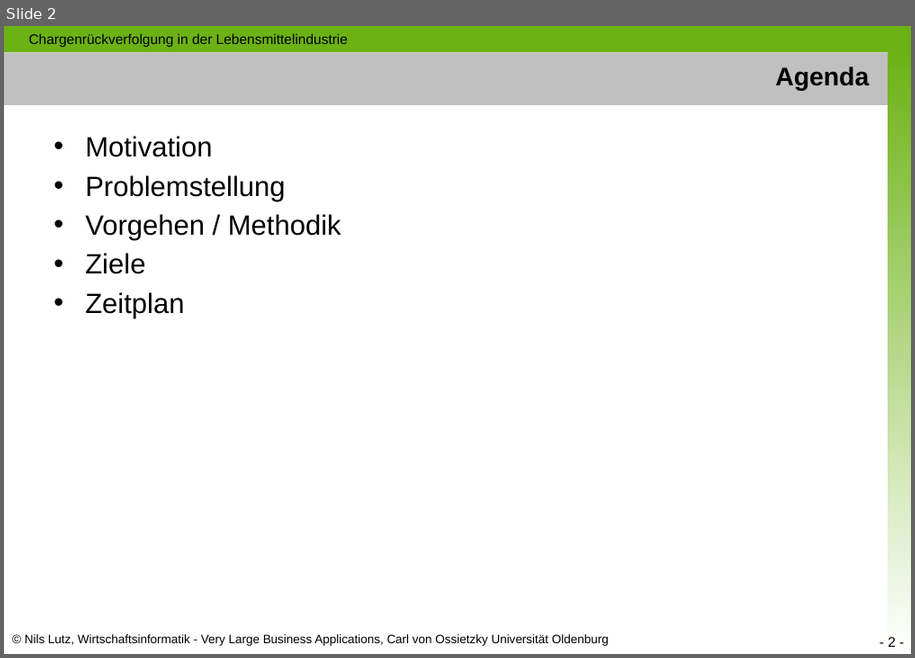
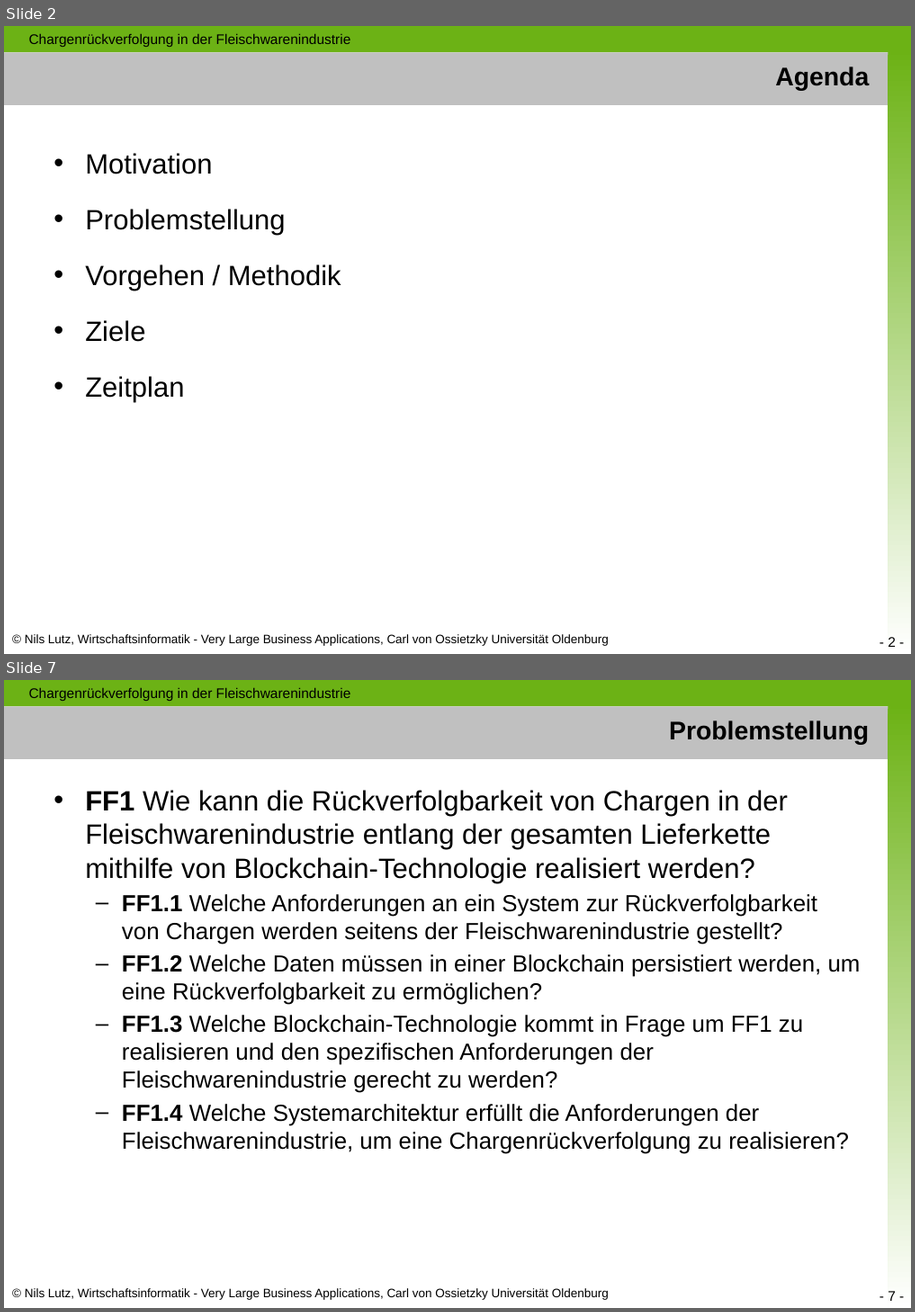
Before and after one commit to nimble-123/masterthesis, a slide deck: presentations/Proposal.pptx. Shown one above the other, each under a label of ours: slide 2 before the commit, slides 2 and 7 after it; the slides between them are not shown. The pictures are 915x658 and 915x1312 pixels, drawn with LibreOffice and Linux fonts; fonts in the diff are those of the drawing. Boxes give left, top, right and bottom in pixels: in the first picture for what was removed or moved away, otherwise in the second. Text is boxed around its words. In the diff, an @@ line names an element or a change of style, - is before the commit and + after.

```diff
--- a/presentations/Proposal.pptx
+++ b/presentations/Proposal.pptx
@@ slide 7 added at box(4, 680, 911, 1308), background #FFFFFF; not listed: 5 template elements that a slide beside it also shows @@
@@ text added at box(29, 687, 351, 701), 12 pt, text #000000 @@
+Chargenrückverfolgung in der Fleischwarenindustrie
@@ title added at box(669, 720, 869, 745), 22 pt, text #000000, bold @@
+Problemstellung
@@ text added at box(85, 790, 861, 1154), 20 pt, text #000000 @@
+• FF1 Wie kann die Rückverfolgbarkeit von Chargen in der Fleischwarenindustrie entlang der gesamten Lieferkette mithilfe von Blockchain-Technologie realisiert werden?
+  – FF1.1 Welche Anforderungen an ein System zur Rückverfolgbarkeit von Chargen werden seitens der Fleischwarenindustrie gestellt?
+  – FF1.2 Welche Daten müssen in einer Blockchain persistiert werden, um eine Rückverfolgbarkeit zu ermöglichen?
+  – FF1.3 Welche Blockchain-Technologie kommt in Frage um FF1 zu realisieren und den spezifischen Anforderungen der Fleischwarenindustrie gerecht zu werden?
+  – FF1.4 Welche Systemarchitektur erfüllt die Anforderungen der Fleischwarenindustrie, um eine Chargenrückverfolgung zu realisieren?
@@ slide 2 changed as well @@
@@ text at box(29, 33, 351, 47): text changed @@
-Chargenrückverfolgung in der Lebensmittelindustrie
+Chargenrückverfolgung in der Fleischwarenindustrie
@@ text "Motivation" at box(85, 153, 342, 402): line spacing 1 to 1.5 @@
```
Also in this commit, not shown: 7 other slides changed, 4 other slides added.
